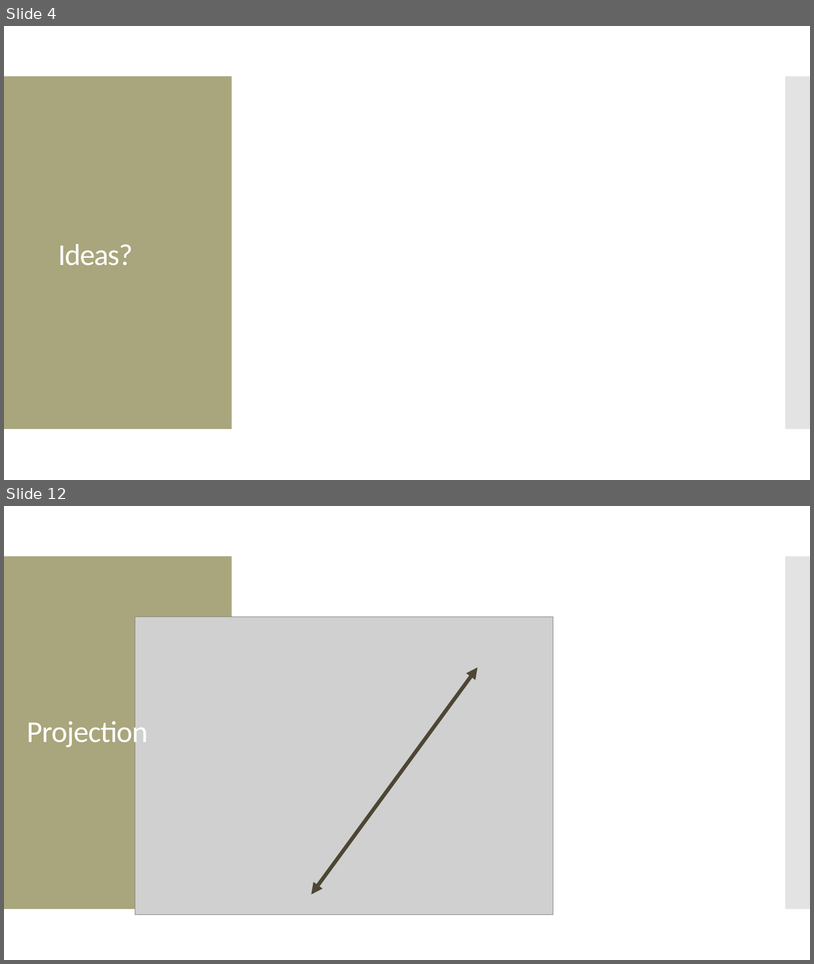
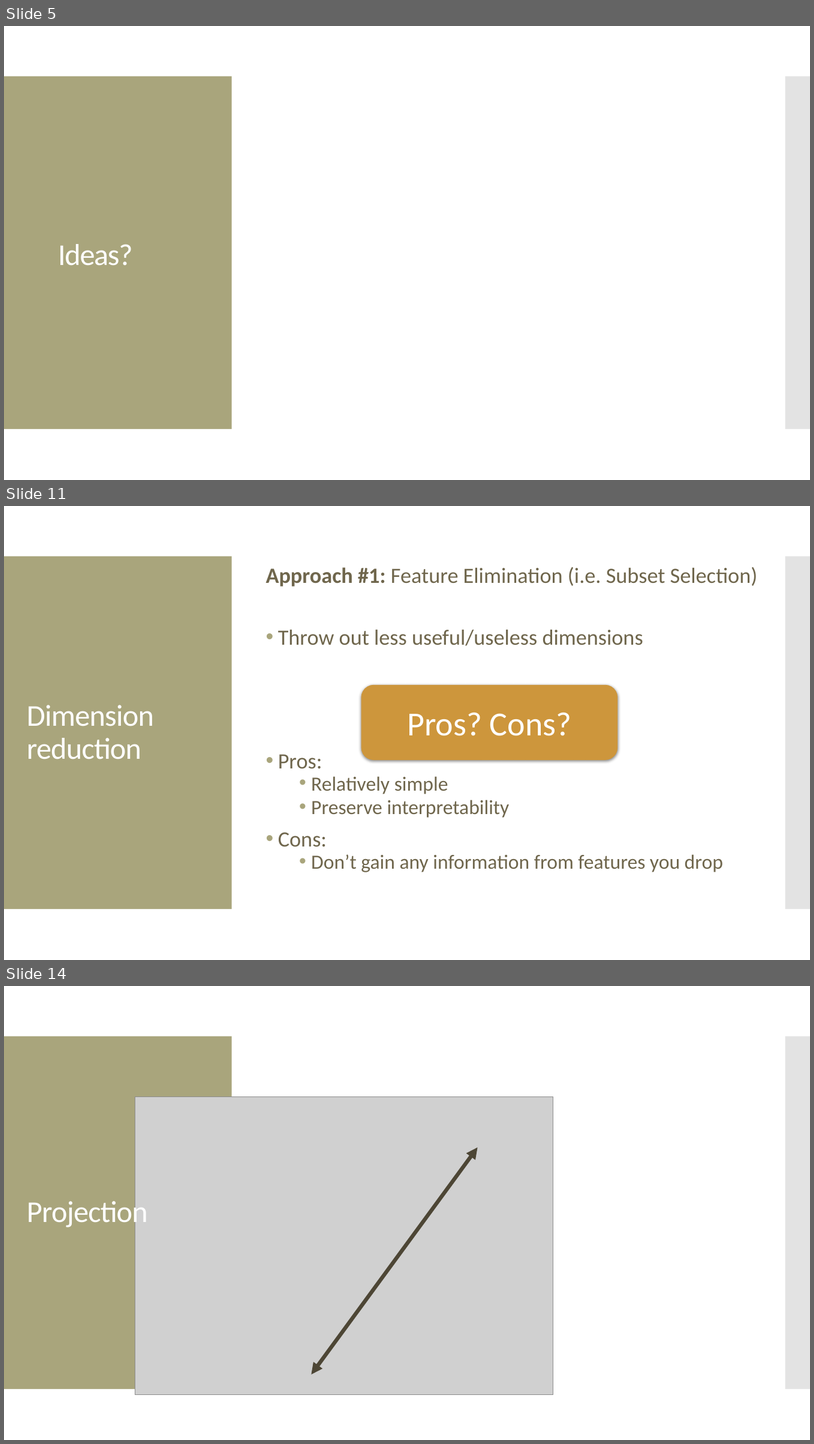
Before and after one commit to amosca01/SDS-CS235, a slide deck: slides/13-big-data.pptx. Shown one above the other, each under a label of ours: slides 4 and 12 before the commit, slides 5, 11 and 14 after it; the slides between them are not shown. The pictures are 814x964 and 814x1444 pixels, drawn with LibreOffice and Linux fonts; fonts in the diff are those of the drawing; grey boxes stand for pictures. Boxes give left, top, right and bottom in pixels: in the first picture for what was removed or moved away, otherwise in the second. Text is boxed around its words. In the diff, an @@ line names an element or a change of style, - is before the commit and + after.

```diff
--- a/slides/13-big-data.pptx
+++ b/slides/13-big-data.pptx
@@ slide 11 added at [4, 506, 810, 960], background #FFFFFF; not listed: 2 template elements that a slide beside it also shows @@
@@ text added at [266, 567, 758, 872], 25.9 pt, text #6F664C @@
+Approach #1: Feature Elimination (i.e. Subset Selection)
+• Throw out less useful/useless dimensions
+• Pros:
+  • Relatively simple
+  • Preserve interpretability
+• Cons:
+  • Don’t gain any information from features you drop
@@ rounded rectangle added at [362, 684, 618, 759], fill #CE963C, 40 pt, text #FFFFFF @@
+Pros? Cons?
@@ title added at [27, 705, 154, 759], 36 pt, text #FFFFFF @@
+Dimension reduction
@@ what was slide 4 is now slide 5 @@
@@ what was slide 12 is now slide 14 @@
```
Also in this commit, not shown: 13 slides changed, 16 other slides added, 15 slides removed, 5 other files.
